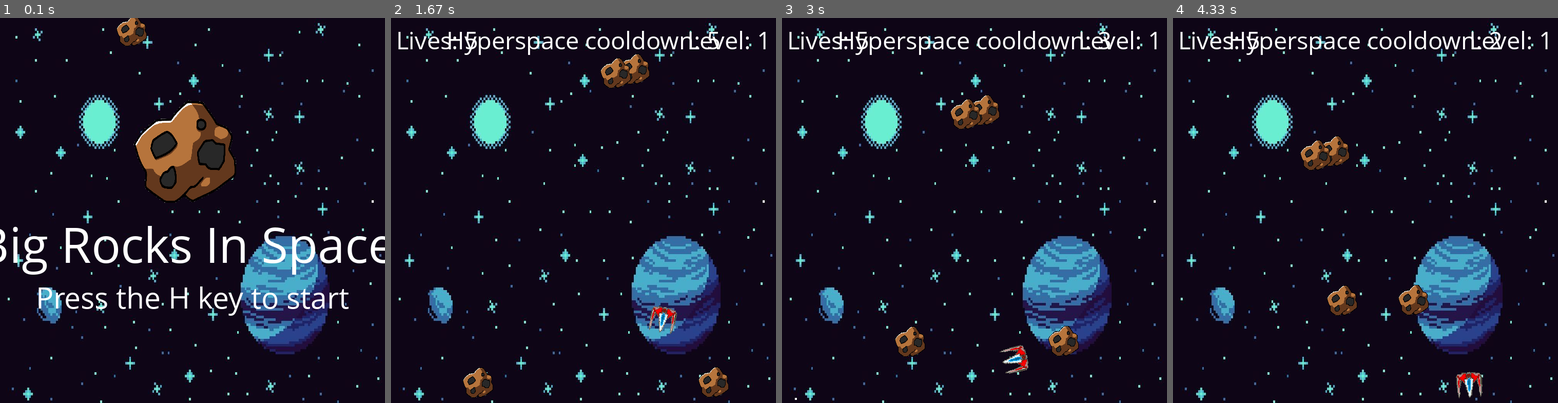
Above: before the commit, frames 1-4 (left to right).
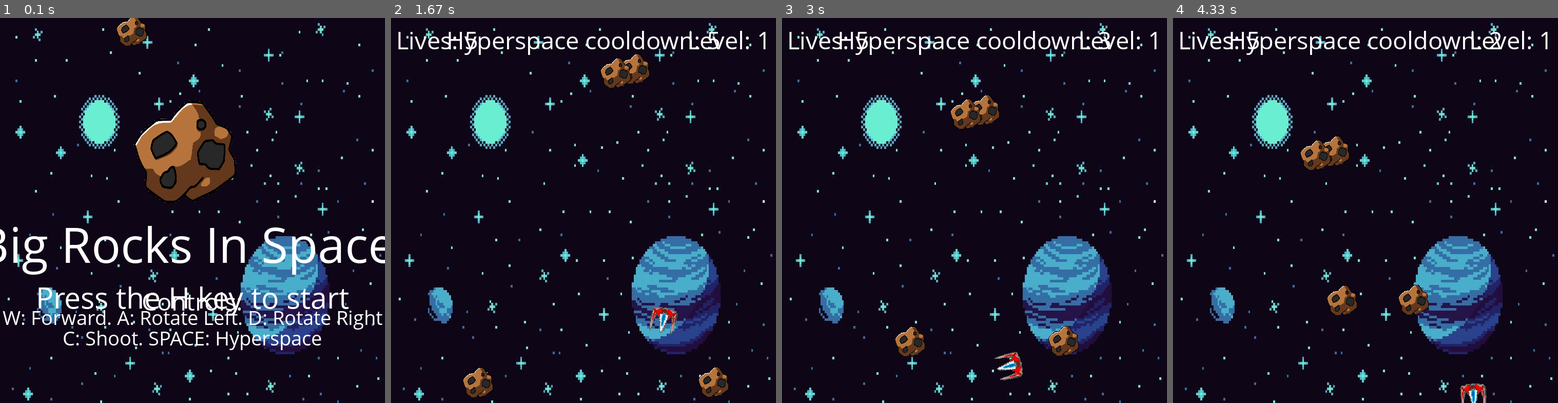
Above: after the commit, the same moments.

Repository: the-bald-lad/Pygame-asteroids
Game: pygame game, started from main.py
Same seed, same stepped clock (60 frames per second), same inputs: the game is played once before the commit and once after it.
Inputs:
- Up to frame 1 (0.1 s): no input
- Up to frame 2 (1.67 s): hold H 0.33-0.8 s; hold C 0.83-1.3 s; hold D 0.83-1.3 s; hold D from 1.33 s (still down); tap Space at 1.4 s
- Up to frame 3 (3 s): tap Space at 1.7, 1.9, 2.23, 2.53, 2.73 s; release D at 1.8 s; hold W 1.83-2.13 s; hold D 2.17-2.63 s; tap C at 2.32 s; hold A from 2.67 s (still down)
- Up to frame 4 (4.33 s): tap Space at 3.03, 3.3, 3.6, 3.73, 4.13 s; release A at 3.2 s; hold A 3.23-3.63 s; hold W 3.67-4.03 s; tap C at 3.82 s; hold D from 4.07 s (still down)

The runs differ from the first frame. In frame 1, 2.2% of the frame differs, in the area x 0-100%, y 71-87%; in frame 2, 0.2%; in frame 3, 0.5%; in frame 4, 0.4%.

Commit message:
fixed issue with colisions and updated read me

Diff:
--- a/main.py
+++ b/main.py
@@ -1,5 +1,5 @@
 import pygame as p
-from math import cos, sin, radians
+from math import cos, sin, radians # needed for turning the player
 from os import path
 from random import randint
 p.font.init() # inialises pygame fonts
@@ -36,9 +36,11 @@
         self.sine = sin(radians(self.angle + 90))
         self.head = (self.x + self.cosine * self.w//2, self.y - self.sine * self.h//2)
 
+    # In order to call a specific ship if another was implemented in the future
     def draw(self, window):
         window.blit(self.rotated_surf, self.rotated_rect)
 
+    # This will be called when the ship needs to be rotated left
     def turn_left(self):
         self.angle += 4
         self.rotated_surf = p.transform.rotate(self.ship_img, self.angle)
@@ -48,6 +50,7 @@
         self.sine = sin(radians(self.angle + 90))
         self.head = (self.x + self.cosine * self.w//2, self.y - self.sine * self.h//2)
 
+    # This will be called when the ship needs to be rotated right
     def turn_right(self):
         self.angle -= 4
         self.rotated_surf = p.transform.rotate(self.ship_img, self.angle)
@@ -57,9 +60,10 @@
         self.sine = sin(radians(self.angle + 90))
         self.head = (self.x + self.cosine * self.w//2, self.y - self.sine * self.h//2)
 
+    # This moves the ship according to the position worked out by the formula above
     def move_forward(self):
-        self.x += self.cosine * 6
-        self.y -= self.sine * 6
+        self.x += self.cosine * 7
+        self.y -= self.sine * 7
         self.rotated_surf = p.transform.rotate(self.ship_img, self.angle)
         self.rotated_rect = self.rotated_surf.get_rect()
         self.rotated_rect.center = (self.x, self.y)
@@ -67,10 +71,12 @@
         self.sine = sin(radians(self.angle + 90))
         self.head = (self.x + self.cosine * self.w//2, self.y - self.sine * self.h//2)
 
+    # This randomises the ships position when called
     def hyper_space(self):
         self.x = randint(0, WIDTH-self.ship_img.get_width())
         self.y = randint(0, HEIGHT-self.ship_img.get_width())
 
+    # Checks for border colisions
     def check(self):
         if self.x > WIDTH:
             self.x = 0
@@ -81,6 +87,7 @@
         if self.y < 0:
             self.y = HEIGHT
 
+    # This is to gather whether the player is coliding or not with an asteroid
     def colide(self, obj):
         return collsion(self, obj)
 
@@ -89,8 +96,8 @@
     def __init__(self,x, y, level):
         self.x = x
         self.y = y
-        self.lvl = level
-        self.sx = x # needed for original x value for reset
+        self.lvl = level # needed for speed of asteroid
+        self.sx = x # needed for original x value for reseta
         self.sy = y # needed for original x value for reset
         self.w = ASTEROID.get_width()
         self.h = ASTEROID.get_height()
@@ -100,6 +107,7 @@
         self.ast_img = ASTEROID
         self.mask = p.mask.from_surface(self.ast_img)
 
+    # This moves each asteroid depending on where is it placed on the screen when initialised
     def move(self):
         if self.sx < WIDTH/2:
             if self.sy > HEIGHT/2:
@@ -116,6 +124,7 @@
                 self.x -= self.vel
                 self.y += self.vel
 
+    # Border checks for reseting position once reached edge of screen
     def check(self):
         if self.x > WIDTH+15:
             self.x = self.sx
@@ -130,12 +139,15 @@
             self.x = self.sx
             self.y = self.sy
 
+    # This will be called when an asteroid needs to be placed upon the screen
     def draw(self, window):
         window.blit(self.ast_img, (self.x, self.y))
 
+    # This is for colision detection
     def colide(self, obj):
         return collsion(self, obj)
 
+    # This is so the meteors can go back to their original position when the player loses a life
     def reset(self):
         self.x = self.sx
         self.y = self.sy
@@ -145,7 +157,7 @@
     def __init__(self,x, y, level):
         self.x = x
         self.y = y
-        self.lvl = level
+        self.lvl = level # needed for speed
         self.w = ASTEROID.get_width()
         self.h = ASTEROID.get_height()
         self.rect = ASTEROID.get_rect()
@@ -154,6 +166,7 @@
         self.ast_img = SMALL_ASTEROID
         self.mask = p.mask.from_surface(self.ast_img)
 
+    # This will check which direction to send an asteroid
     def move(self, num):
         if num % 2 == 0:
             self.x += self.vel
@@ -162,6 +175,7 @@
             self.x -= self.vel
             self.y -= self.vel
 
+    # This checks for border colisions
     def check(self):
         if self.x > WIDTH:
             self.x = 0
@@ -172,12 +186,15 @@
         if self.y > HEIGHT:
             self.y = 0
 
+    # This will place each asteroid onto the screen when called
     def draw(self, window):
         window.blit(self.ast_img, (self.x, self.y))
 
+    # This returns whether an asteroid is coliding with the player
     def colide(self, obj):
         return collsion(self, obj)
 
+    # This places the asteroids onto the edge of the screen when reset
     def reset(self):
         self.x = randint(0, WIDTH)
         self.y = randint(0, HEIGHT)
@@ -190,23 +207,26 @@
         self.x, self.y = self.point
         self.w = 4
         self.h = 4
-        self.c = cosine
-        self.s = sine
-        self.xv = self.c * 10
-        self.yv = self.s * 10
-        self.lasers = lasers
+        self.c = cosine # Passed through from player object
+        self.s = sine # Passed through from player object
+        self.xv = self.c * 10 # Passed through from player object
+        self.yv = self.s * 10 # Passed through from player object
         self.mask = p.mask.from_surface(self.laser_img)
 
+    # For moving the lasers
     def move(self):
         self.x += self.xv
         self.y -= self.yv
 
+    # Will place each laser onto the screen
     def draw(self, window):
         window.blit(self.laser_img, (self.x, self.y))
 
+    # Checks for colisions
     def colide(self, obj):
         return collsion(self, obj)
 
+    # Checks if the laser is offscreen
     def offscreen(self):
         if self.x > WIDTH:
             return True
@@ -217,84 +237,111 @@
         if self.y < 0:
             return True
 
-
+# Collision Detection
 def collsion(o1, o2):
-    offset_x = o2.x - o1.x
-    offset_y = o2.y - o1.y
-    return o1.mask.overlap(o2.mask, (offset_x, offset_y)) != None
-
-
+    offset_x = o2.x - o1.x # Will get the distance between two x values
+    offset_y = o2.y - o1.y # Will get the distance between two y values
+    return o1.mask.overlap(o2.mask, (round(offset_x), round(offset_y))) != None # Will return either true or false if the values are overlapping, but only if it is not a null value
+
+# Starting Sequence
 def start_screen():
-    start = True
-    FPS = 60
-    clock = p.time.Clock()
-
-    bs_font = p.font.SysFont("Opensans", 100)
-    s_font = p.font.SysFont("Opensans", 60)
-
+    start = True # Will start the starting loop
+    FPS = 60 # Sets an FPS cap
+    clock = p.time.Clock() # Initialises the clock
+
+    # Fonts
+    bs_font = p.font.SysFont("Opensans", 100) # Big Starting font
+    s_font = p.font.SysFont("Opensans", 60) # Starting font
+    c_font = p.font.SysFont("Opensans", 50) # Control font
+    ss_font = p.font.SysFont("Opensans", 40) # Smaller Small font
+
+    # temporary asteroids that will move across the screen
     temp_ast = Asteroid(randint(WIDTH-200, WIDTH-100), HEIGHT+10, 1)
     temp_ast1 = Asteroid(randint(200, 300), -10, 1)
 
+    # Rendered fonts
     start_label = bs_font.render("Big Rocks In Space!", 1, WHITE)
     start_label2 = s_font.render("Press the H key to start", 1, WHITE)
+    controls = c_font.render("Controls:", 1, WHITE)
+    controls2 = ss_font.render("W: Forward. A: Rotate Left. D: Rotate Right", 1, WHITE)
+    controls3 = ss_font.render("C: Shoot. SPACE: Hyperspace", 1, WHITE)
 
     # starting loop
     while start:
-        DIS.blit(BG, (0, 0))
+        DIS.blit(BG, (0, 0)) # Places background
         clock.tick(FPS)
+
+        # move temp asts
         temp_ast.move()
         temp_ast1.move()
 
+        # draw temp asts to screem
         temp_ast.draw(DIS)
         temp_ast1.draw(DIS)
 
-        a = p.transform.scale(p.image.load(path.join("assets", "asteroid.png")), (200, 200))
-
-        DIS.blit(a, (WIDTH/2-a.get_width()+85, HEIGHT/2-a.get_height()-15))
-
+        # Temporary big asteroid for logo on starting screen
+        logo_asts = p.transform.scale(p.image.load(path.join("assets", "asteroid.png")), (200, 200))
+
+        DIS.blit(logo_asts, (WIDTH/2-logo_asts.get_width()+85, HEIGHT/2-logo_asts.get_height()-15))
+
+        # draw everything else to the screen
         DIS.blit(start_label, (WIDTH/2 - start_label.get_width()/2, HEIGHT/2))
         DIS.blit(start_label2, (WIDTH/2 - start_label2.get_width()/2, HEIGHT/2+start_label.get_height()))
+        DIS.blit(controls, (WIDTH/2 - controls.get_width()/2, HEIGHT/2+controls.get_height()+80))
+        DIS.blit(controls2, (WIDTH/2 - controls2.get_width()/2, HEIGHT/2+controls2.get_height()+130))
+        DIS.blit(controls3, (WIDTH/2 - controls3.get_width()/2, HEIGHT/2+controls3.get_height()+170))
 
         p.display.update()
 
+        # checking for temporary asteroid border colisions
         temp_ast.check()
         temp_ast1.check()
 
         # event loop
         for event in p.event.get():
+            # For if the player needs to quit the game
             if event.type == p.QUIT or event.type == p.KEYDOWN and event.key == p.K_ESCAPE:
                 p.quit()
                 exit()
+            # Starting key
             elif event.type == p.KEYDOWN and event.key == p.K_h:
                 start = False
 
-
+# ending sequence
 def ending():
     global level, lost
-    clock = p.time.Clock()
-    FPS = 60
+    clock = p.time.Clock() # initialises the clock
+    FPS = 60 # sets a maximum FPS
+
+    # fonts
     l_font = p.font.SysFont("Opensans", 40)
+
+    # logic for winning or losing
     a = "Congratulations!" if level > 5 else "Better luck next time!"
     word = "levels" if level > 1 else "level"
+
+    # rendered fonts
     lost_label2 = l_font.render(f"You completed {level} {word}. {a}", 1, WHITE)
     lost_label1 = l_font.render(f"You have lost the game.", 1, WHITE)
 
-    end = True
-    b = 0
+    end = True # starts the ending loop
+    b = 0 # for auto closing of the window
 
     # ending loop
     while end:
         clock.tick(FPS)
-        DIS.blit(BG, (0, 0))
-        DIS.blit(lost_label1, (WIDTH/2 - lost_label1.get_width()/2, HEIGHT/2-20))
-        DIS.blit(lost_label2, (WIDTH/2 - lost_label2.get_width()/2, HEIGHT/2+20))
+
+        # drawing objects to the screen
+        DIS.blit(BG, (0, 0)) # background
+        DIS.blit(lost_label1, (WIDTH/2 - lost_label1.get_width()/2, HEIGHT/2-20)) # writing
+        DIS.blit(lost_label2, (WIDTH/2 - lost_label2.get_width()/2, HEIGHT/2+20)) # writing
         p.display.update()
 
         # event loop
         for event in p.event.get():
-            if event.type == p.QUIT or event.type == p.K_ESCAPE:
+            if event.type == p.QUIT or event.type == p.K_ESCAPE: # allows for early ending
                 end = False
-        b += 1
+        b += 1 # increases counter for auto close
 
         if b >= FPS*4:
             end = False
@@ -304,18 +351,21 @@
     global level, lost
     running = True # makes the game loop start
     FPS = 60 # so that the game refreshes at a constant rate
-    lost = False
+    lost = False # sets the game to start
     level, lives = 0, 4
     m_font = p.font.SysFont("opensans", 50) # sets a font object to be able to draw text to the screen
     hyper_cooldown, life_lost =  0, 0
 
-    player = Ship(WIDTH/2 - 30, HEIGHT/2) # places ship in centre of screen
+    # Creates ship object
+    player = Ship(WIDTH/2 - 30, HEIGHT/2)
+
+    # lists for created objects
     player_lasers = []
     asts, small_asts = [], []
 
     clock = p.time.Clock() # sets a clock object so game follows a specified FPS
 
-    #function to redraw the window
+    #will draw the entire game when called
     def redraw_display():
         DIS.blit(BG, (0, 0))
 
@@ -339,15 +389,18 @@
         for b in player_lasers:
             b.draw(DIS)
 
+        # check for lives to place on screen after a life loss
         if life_lost > 0:
             DIS.blit(lost_life_label, (WIDTH/2 - lost_life_label.get_width()/2, HEIGHT/2))
 
+        # placing text onto the screen
         DIS.blit(lives_label, (10, 10))
         DIS.blit(level_label, (WIDTH - level_label.get_width() - 10, 10))
         DIS.blit(hyper_label, (WIDTH/2 - hyper_label.get_width()/2, 10))
 
         p.display.update()
 
+    # drawing asteroids onto the display
     def draw_asts():
         # adds meteors to the top of the window
         for i in range(level+1):
@@ -380,7 +433,7 @@
             if event.type == p.QUIT or event.type == p.K_ESCAPE:
                 p.quit()
                 exit()
-            if event.type == p.KEYDOWN and event.key == p.K_c and len(player_lasers) <= 4: # cannot hold down laser button to fire a huge amount
+            if event.type == p.KEYDOWN and event.key == p.K_c and len(player_lasers) <= 5: # cannot hold down laser button to fire a huge amount
                 player_lasers.append(Laser(player.head, player.cosine, player.sine, player_lasers))
 
         keys = p.key.get_pressed() # This returns a dictionary containing all keys pressed
@@ -395,7 +448,7 @@
             player.move_forward() # This is needed to make the ship update on the screen
             hyper_cooldown = FPS*5 # This is for a 5 second cooldown
 
-        # move each asteroid
+        # move each asteroid, large or small
         for i in asts:
             i.move()
 
@@ -415,7 +468,8 @@
                 if i.y < 0:
                     player_lasers.remove(i)
             except(ValueError):
-                pass
+                print(f"{ValueError} in laser move loop.")
+                continue
 
         # check player positions
         player.check()
@@ -430,6 +484,7 @@
                     try:
                         player_lasers.remove(i)
                     except(ValueError):
+                        print(f"{ValueError} in laser-asteroid colision")
                         continue
 
         for i in player_lasers[:]:
@@ -439,6 +494,7 @@
                     try:
                         player_lasers.remove(i)
                     except(ValueError):
+                        print(f"{ValueError} in laser-small asteroid loop")
                         continue
 
         # checks for asteroid colisions with the player
@@ -478,7 +534,7 @@
                     life_lost = FPS*2
                     redraw_display()
 
-        # checks each asteroid position
+        # checks each asteroid position for border colision
         for i in asts:
             i.check()
 
@@ -489,7 +545,8 @@
         redraw_display()
 
 
+# guard statement
 if __name__ == "__main__":
-    start_screen()
-    main()
-    ending()
+    start_screen() # starts the starting screen
+    main() # once start sequence is finished, the main game begins
+    ending() # once main game is finished, the ending is called
Not shown, changed: README.md
